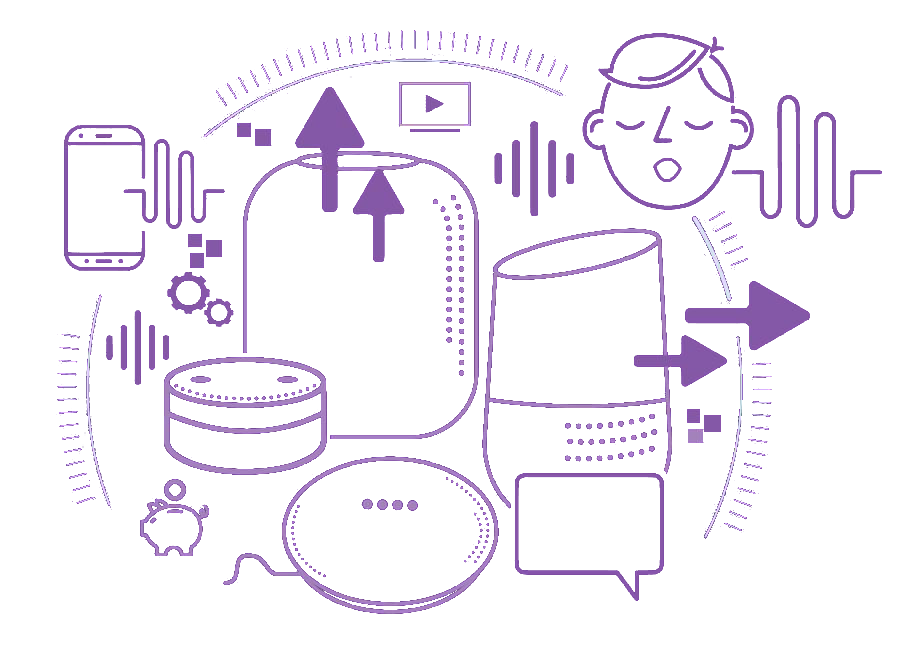
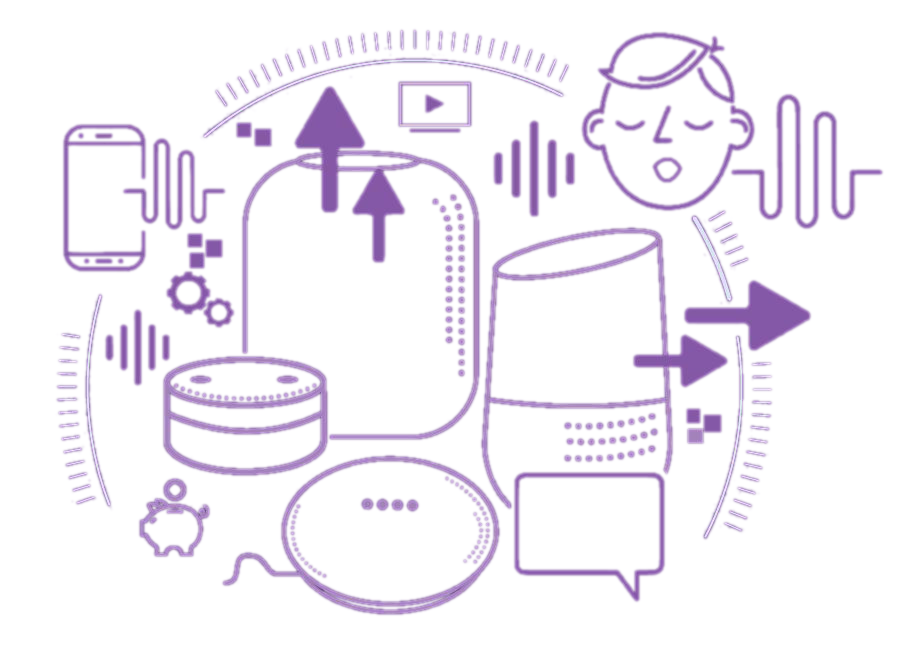
Layer changes from the first 912x651 image to the second:
painted on "Layer 4" over [55, 28, 884, 616]
